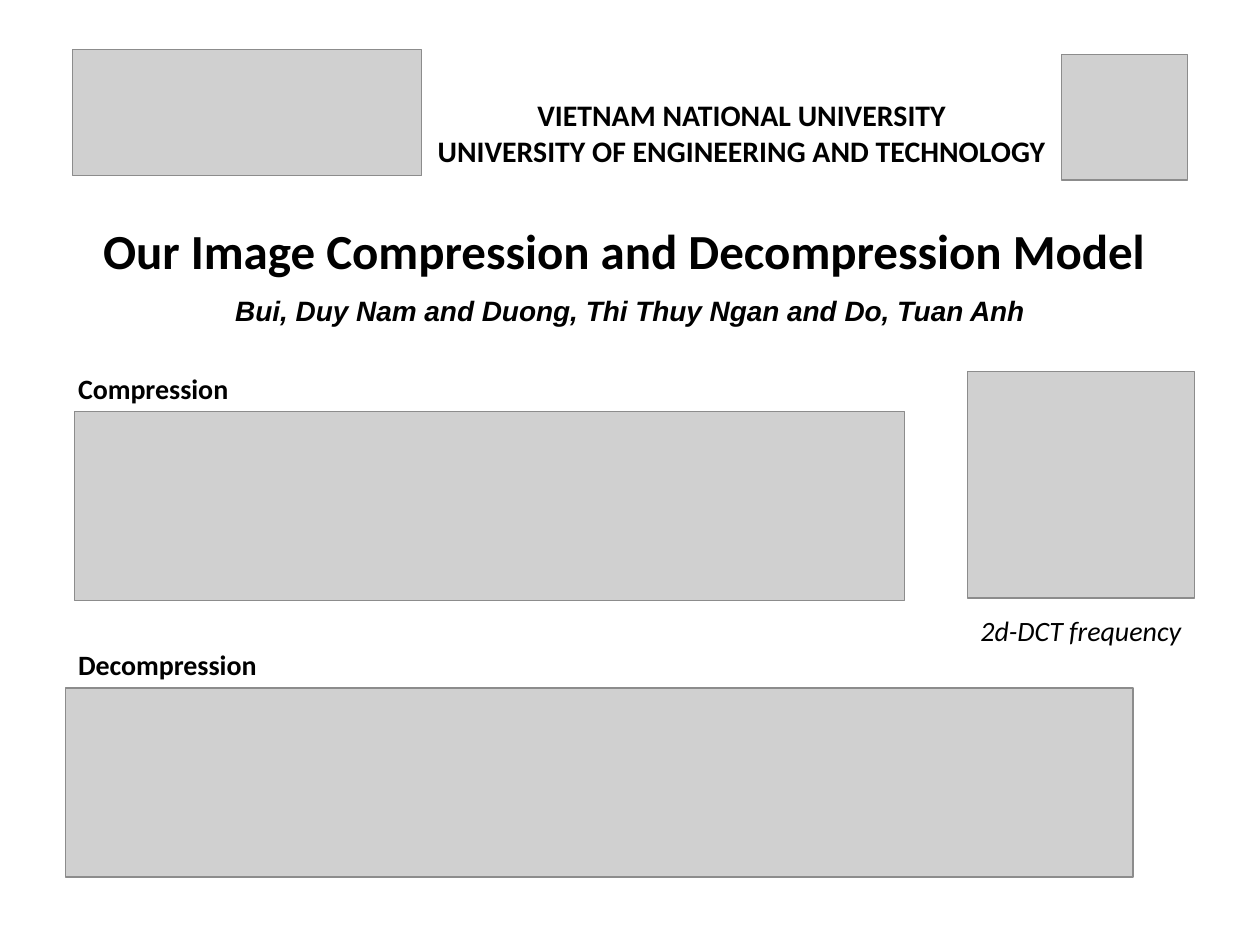
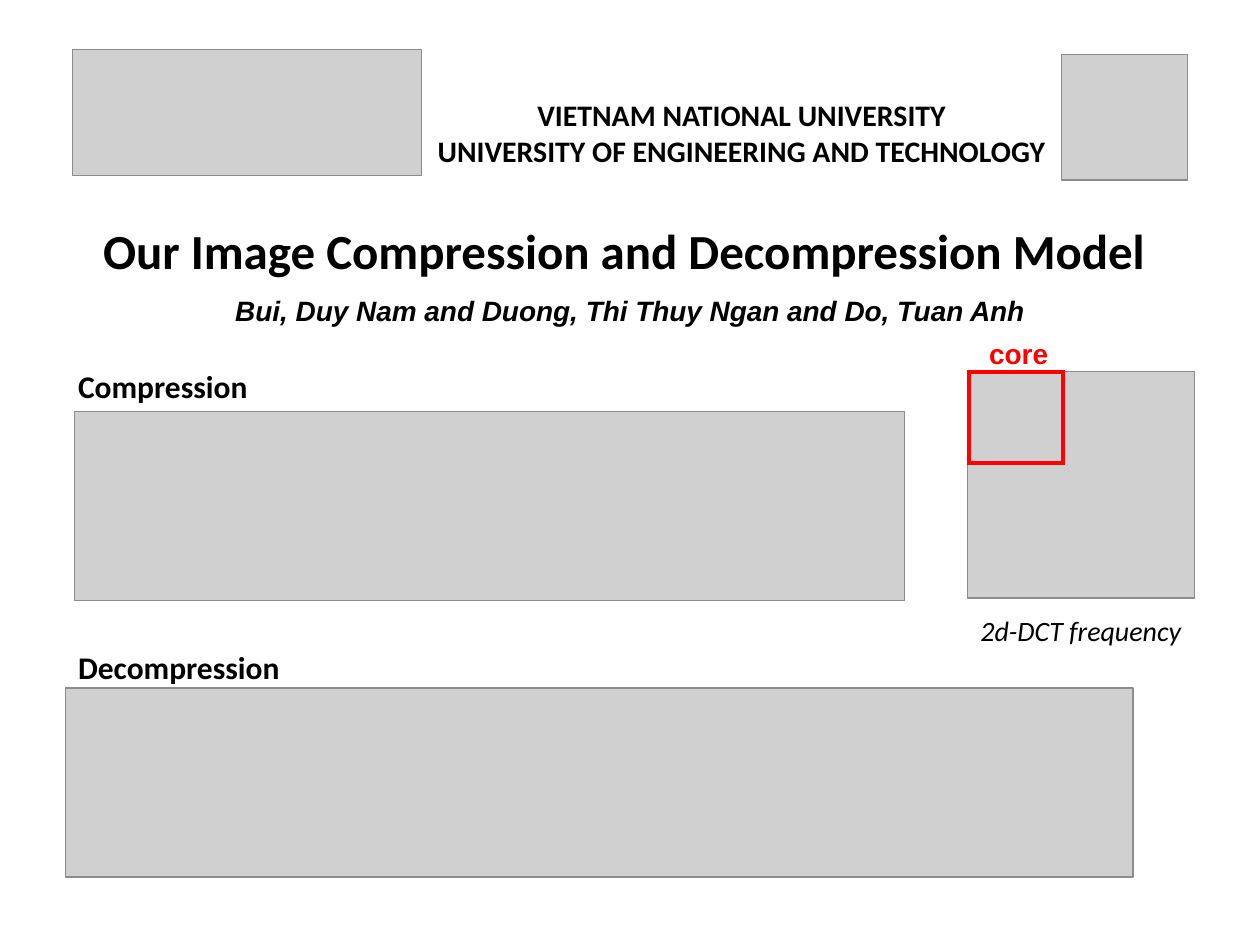
Before and after one commit to duynamrcv/image_compressor, a slide deck: slide 1 of doc/image_compressor.pptx. Drawn at 1260x945 pixels with LibreOffice and Linux fonts; fonts in the diff are those of the drawing; grey boxes stand for pictures. Boxes give left, top, right and bottom in pixels: in the first picture for what was removed or moved away, otherwise in the second. Text is boxed around its words. In the diff, an @@ line names an element or a change of style, - is before the commit and + after.

```diff
--- a/doc/image_compressor.pptx
+++ b/doc/image_compressor.pptx
@@ text added at <box>989,349,1048,365</box>, 16 pt, text #FF0000, bold @@
+core
@@ text "Compression" at <box>78,376,247,403</box>: size 16 to 18 pt @@
@@ rectangle added at <box>969,373,1063,464</box>, outline #FF0000 2.25 pt @@
@@ text "Decompression" at <box>78,657,279,684</box>: size 16 to 18 pt @@
```
Also in this commit, not shown: 2 slides added, 1 slide removed, 6 other files.
